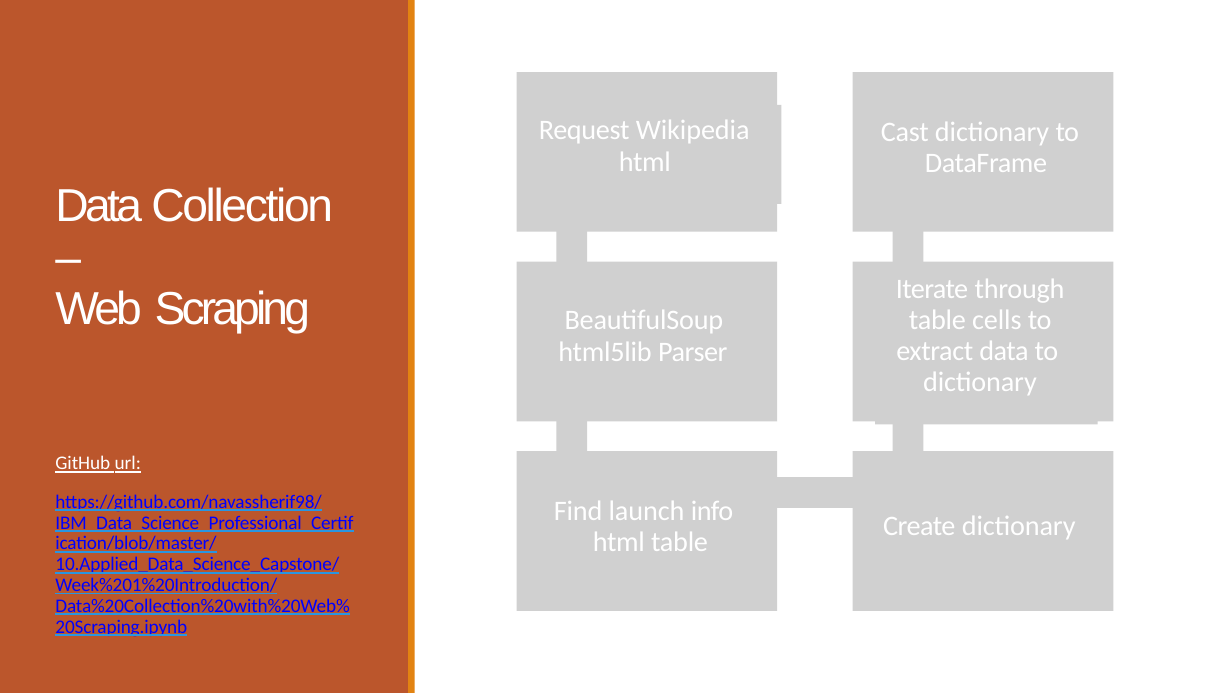
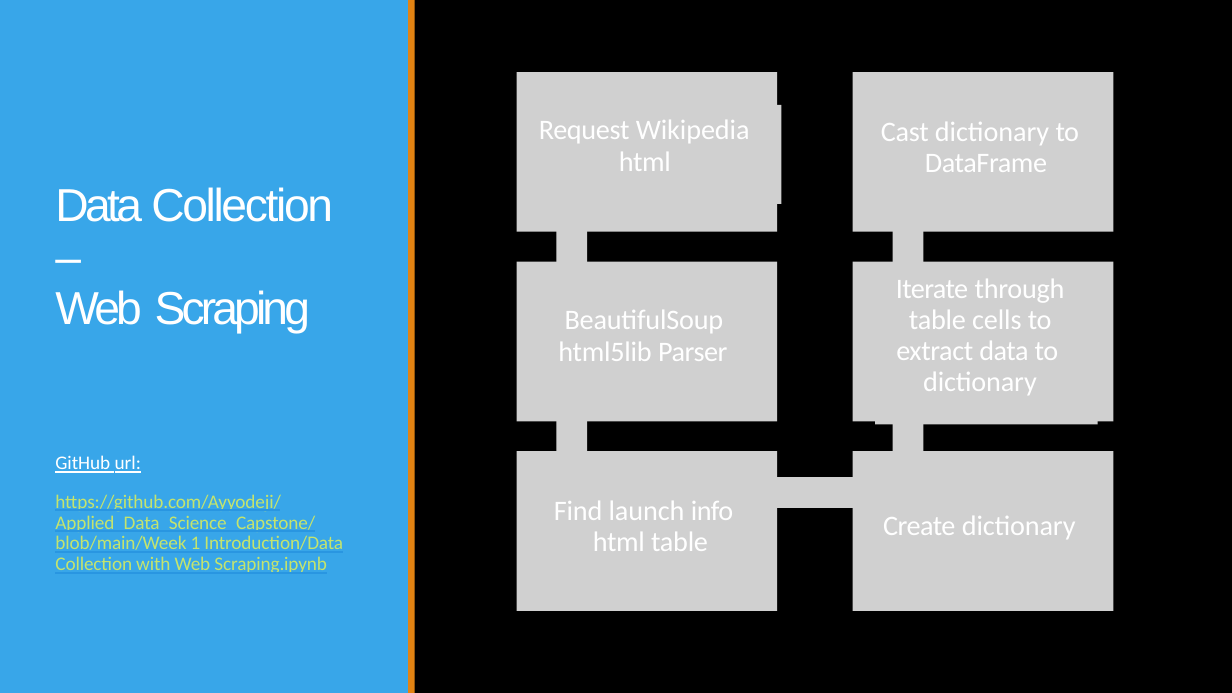
Before and after one commit to Ayyodeji/Applied_Data_Science_Capstone, a slide deck: slide 9 of Week 5 Present Your Data-Driven Insights/Data Science Journey.pptx. Drawn at 1232x693 pixels with LibreOffice and Linux fonts; fonts in the diff are those of the drawing; grey boxes stand for pictures; background and template pictures are left out. Boxes give left, top, right and bottom in pixels: in the first picture for what was removed or moved away, otherwise in the second. Text is boxed around its words. In the diff, an @@ line names an element or a change of style, - is before the commit and + after.

```diff
--- a/Week 5 Present Your Data-Driven Insights/Data Science Journey.pptx
+++ b/Week 5 Present Your Data-Driven Insights/Data Science Journey.pptx
@@ background #FFFFFF to picture (left out) @@
@@ freeform shape at (x1=0, y1=0, x2=409, y2=693): fill #BB562C to #38A6E9 @@
@@ text at (x1=55, y1=494, x2=343, y2=572): text changed; text colour #0000FF to #C4E46E @@
-https://github.com/navassherif98/IBM_Data_Science_Professional_Certification/blob/master/10.Applied_Data_Science_Capstone/Week%201%20Introduction/Data%20Collection%20with%20Web%20Scraping.ipynb
+https://github.com/Ayyodeji/Applied_Data_Science_Capstone/blob/main/Week 1 Introduction/Data Collection with Web Scraping.ipynb
```
Also in this commit, not shown: 45 other slides changed, 1 slide removed, 1 other file.
